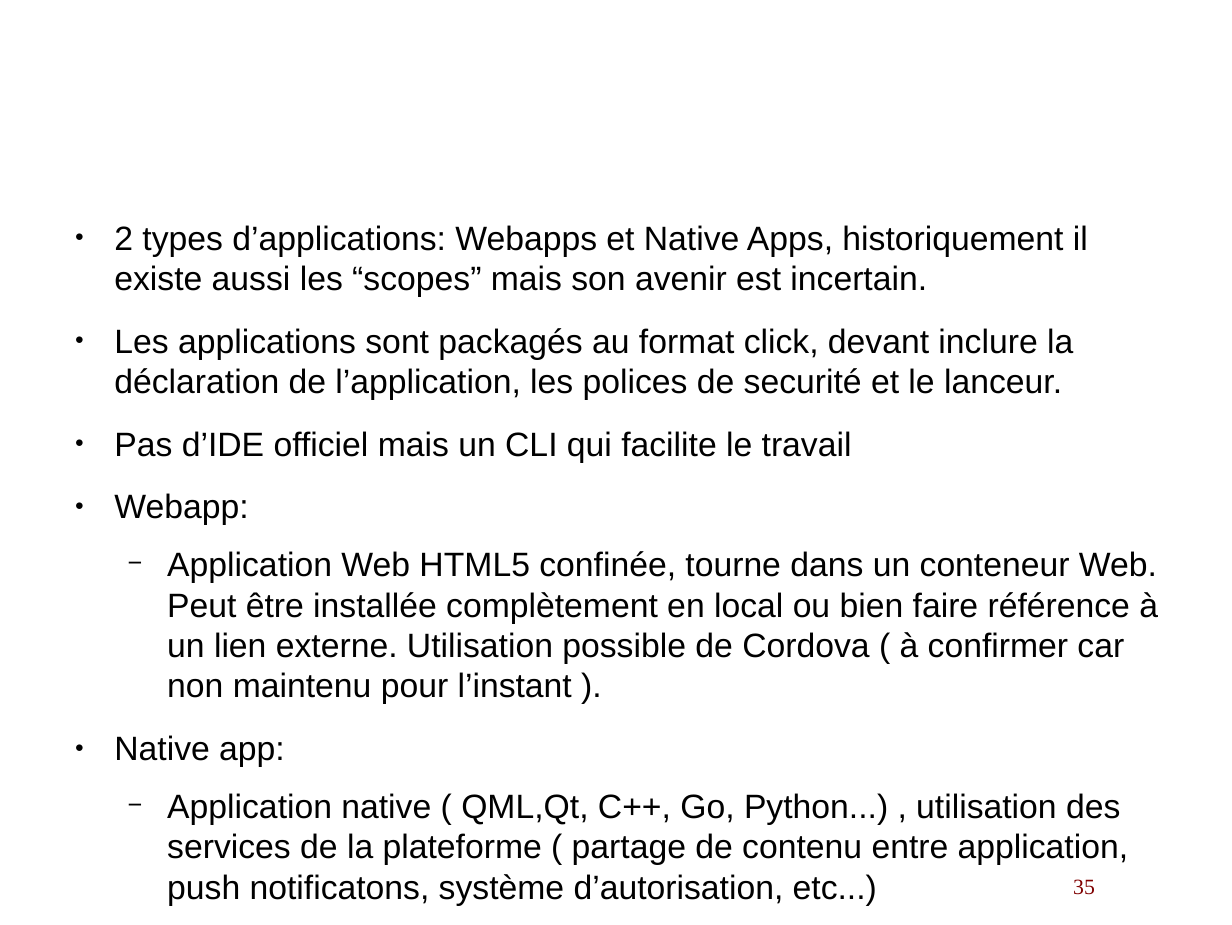
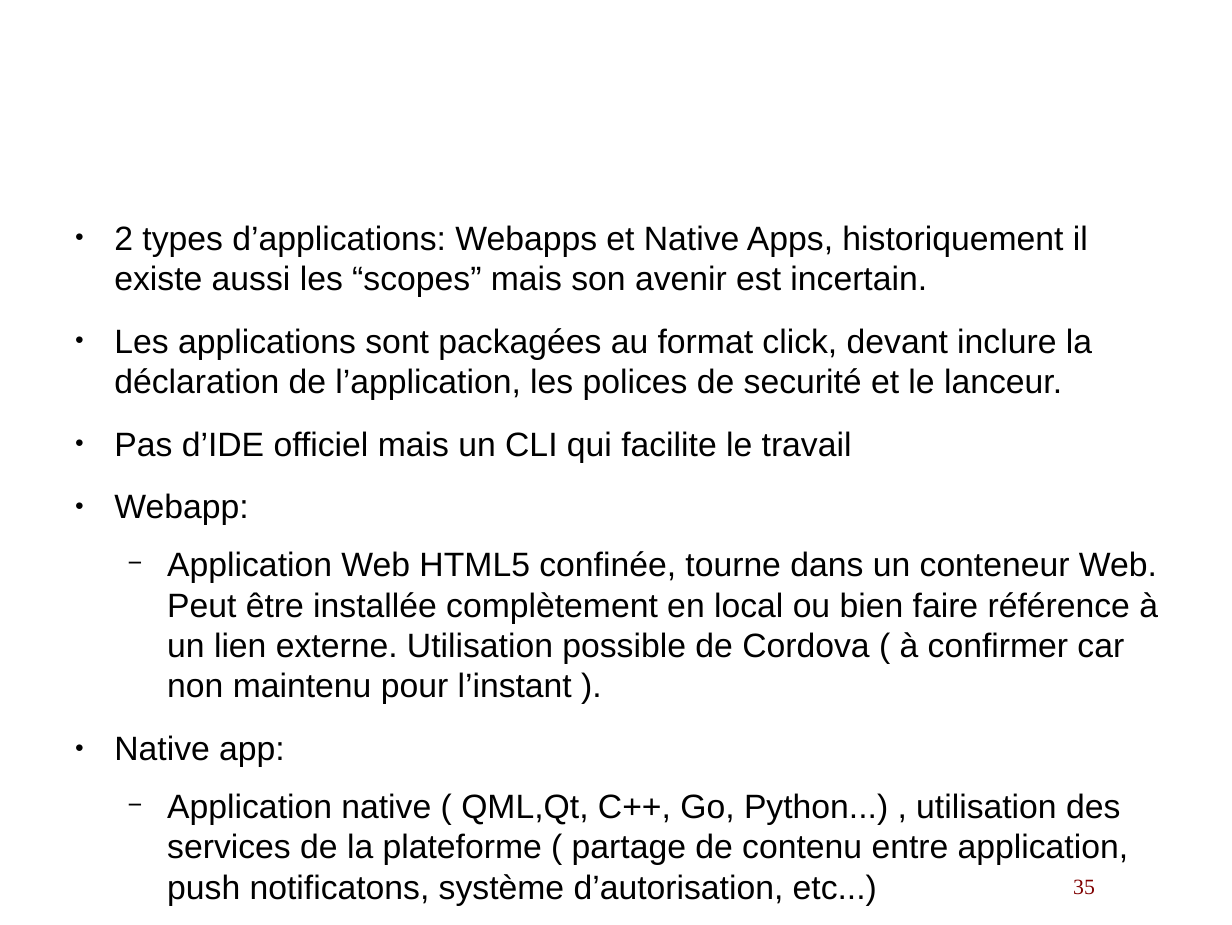
Before and after one commit to lduboeuf/ut-helloworld-py, a slide deck: slide 35 of osmobiles.odp. Drawn at 1232x925 pixels with LibreOffice and Linux fonts; fonts in the diff are those of the drawing; background and template pictures are left out. Boxes give left, top, right and bottom in pixels: in the first picture for what was removed or moved away, otherwise in the second. Text is boxed around its words. In the diff, an @@ line names an element or a change of style, - is before the commit and + after.

```diff
--- a/osmobiles.odp
+++ b/osmobiles.odp
@@ text at (x1=114, y1=328, x2=1092, y2=400): text changed @@
-● Les applications sont packagés au format click, devant inclure la déclaration de l’application, les polices de securité et le lanceur.
+● Les applications sont packagées au format click, devant inclure la déclaration de l’application, les polices de securité et le lanceur.
```
Also in this commit, not shown: 6 other slides changed.
